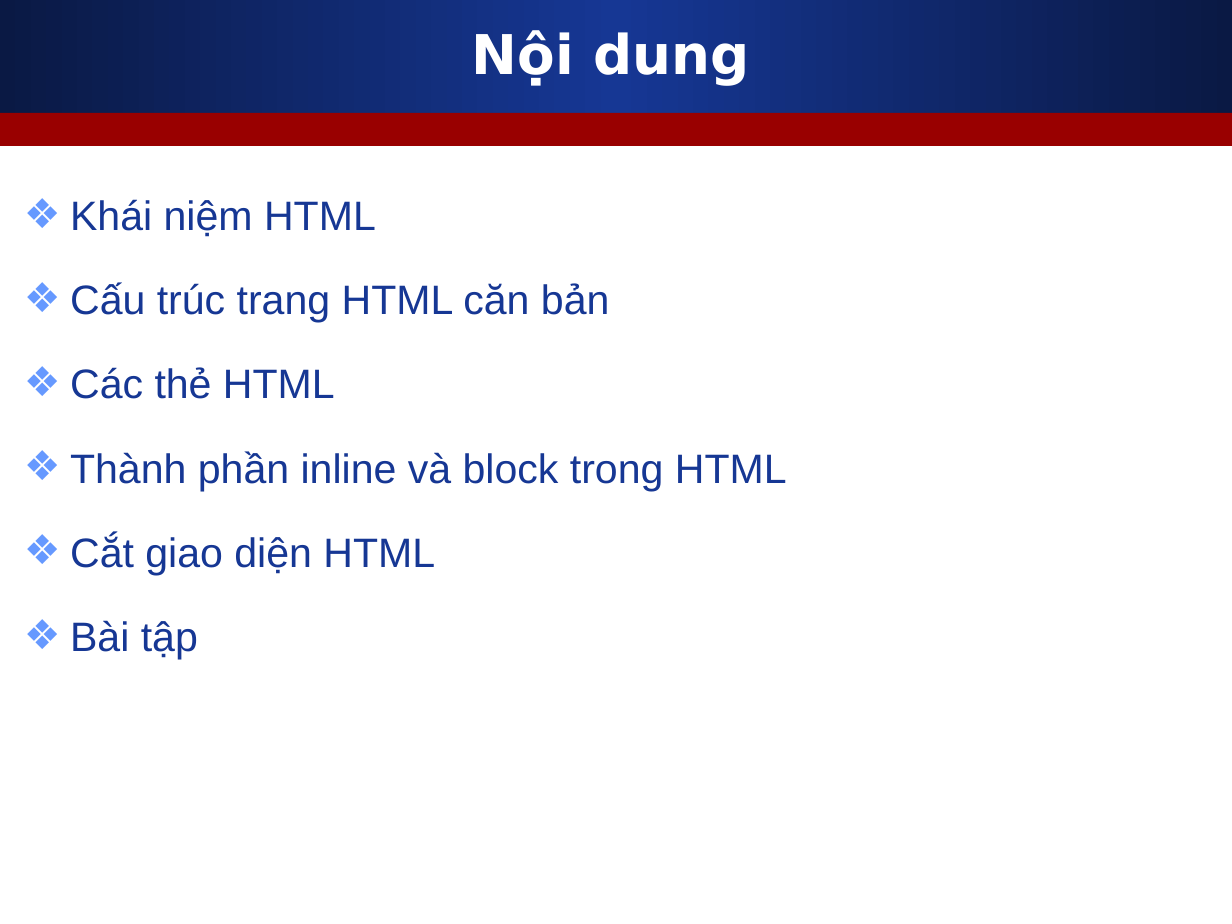
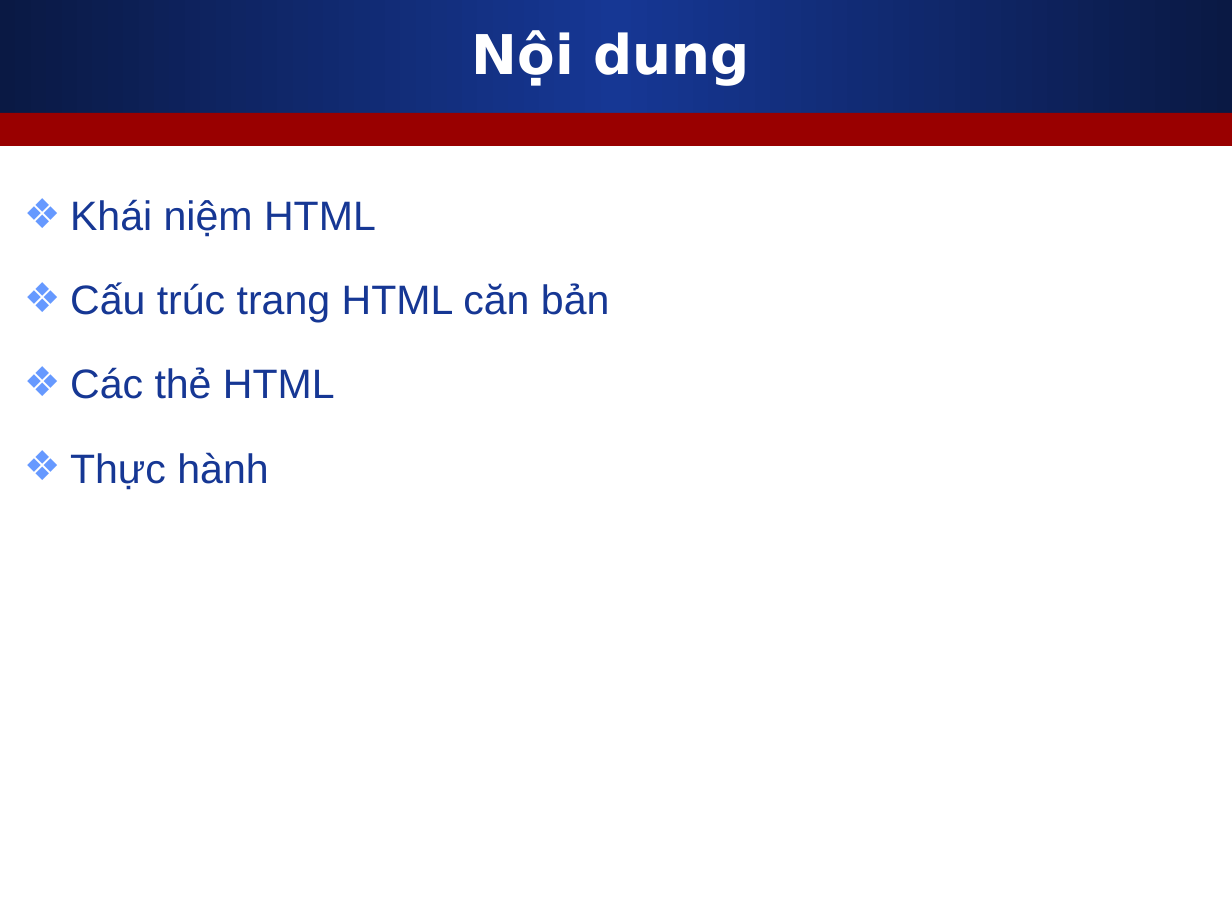
Before and after one commit to Tuhyle/phpdevpro_43, a slide deck: slide 2 of Day01_HTML/Slides/2_HTML_can_ban.ppt. Drawn at 1232x924 pixels with LibreOffice and Linux fonts; fonts in the diff are those of the drawing. Boxes give left, top, right and bottom in pixels: in the first picture for what was removed or moved away, otherwise in the second. Text is boxed around its words. In the diff, an @@ line names an element or a change of style, - is before the commit and + after.

Commit message:
content

```diff
--- a/Day01_HTML/Slides/2_HTML_can_ban.ppt
+++ b/Day01_HTML/Slides/2_HTML_can_ban.ppt
@@ text at bbox=[70, 452, 268, 490]: text changed @@
-❖ Thành phần inline và block trong HTML
-❖ Cắt giao diện HTML
-❖ Bài tập
+❖ Thực hành
```
